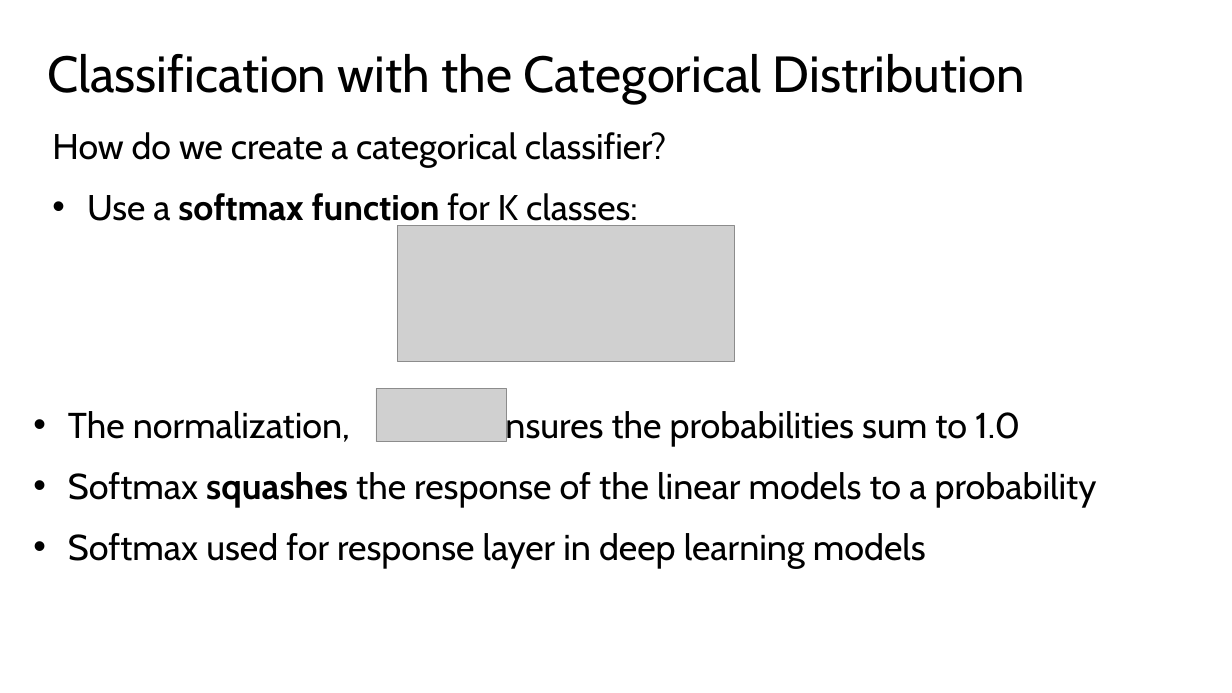
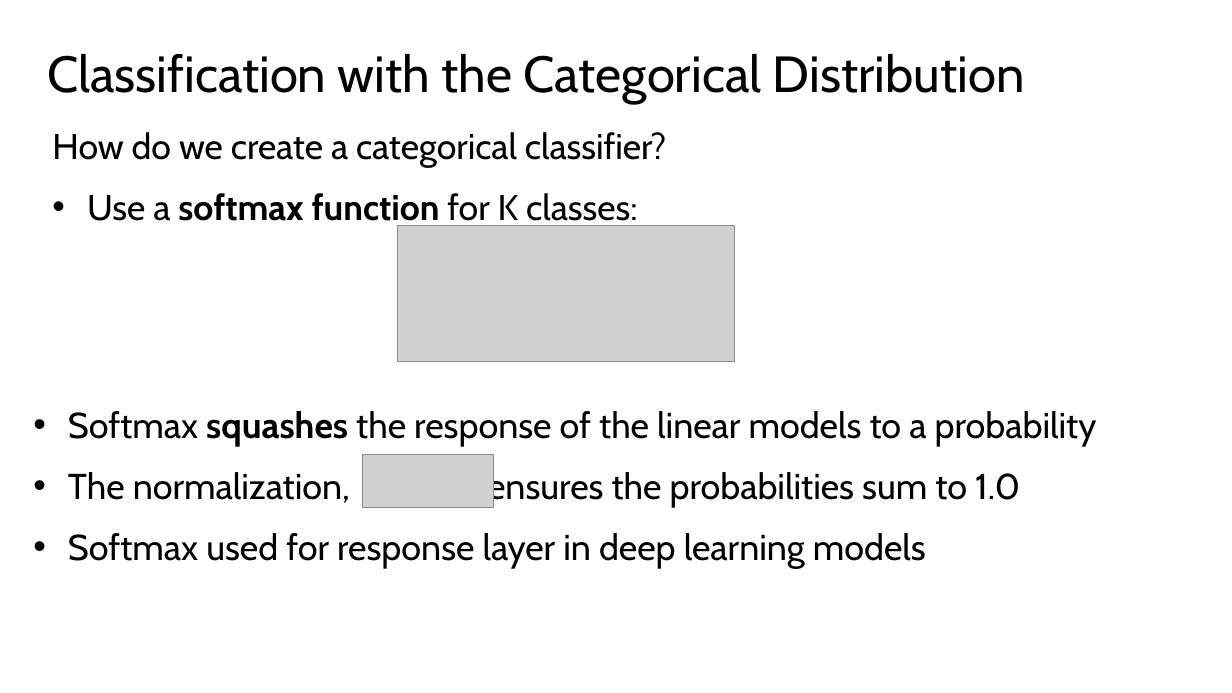
Before and after one commit to StephenElston/CSCI-E25, a slide deck: slide 30 of Slides/4_MachineLearningForCV.pptx. Drawn at 1232x693 pixels with LibreOffice and Linux fonts; fonts in the diff are those of the drawing; grey boxes stand for pictures. Boxes give left, top, right and bottom in pixels: in the first picture for what was removed or moved away, otherwise in the second. Text is boxed around its words. In the diff, an @@ line names an element or a change of style, - is before the commit and + after.

```diff
--- a/Slides/4_MachineLearningForCV.pptx
+++ b/Slides/4_MachineLearningForCV.pptx
@@ text at (68,411,1097,447): paragraph added @@
+• Softmax squashes the response of the linear models to a probability
@@ text at (68,472,1097,508): paragraph removed @@
-• Softmax squashes the response of the linear models to a probability
@@ picture: place and size @@
-picture at (376,389,507,442)
+picture at (363,455,494,507)
```
Also in this commit, not shown: 18 other slides changed, 2 slides added, 1 other file.
